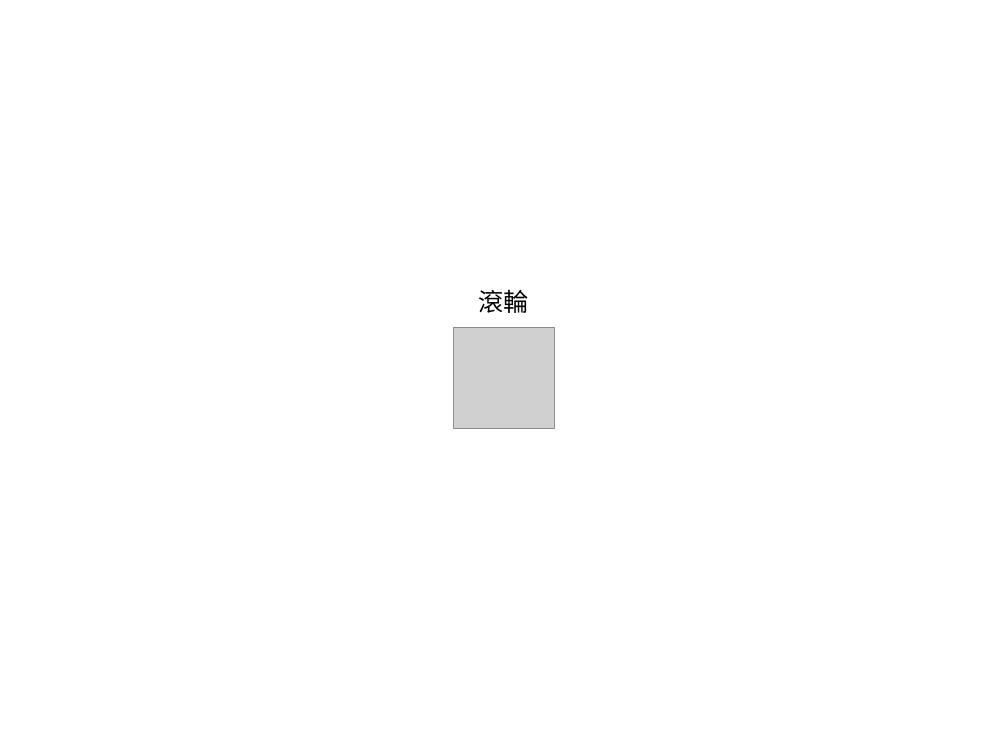
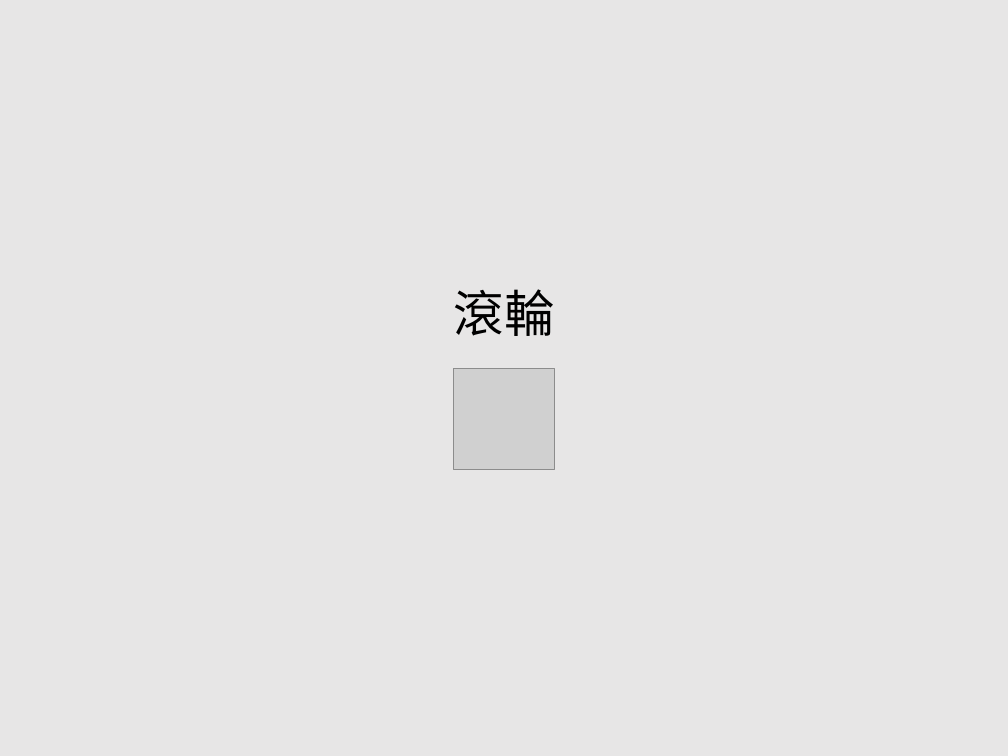
Before and after one commit to EJ-Chang/OSD-Study, a slide deck: slide 2 of WheelOSDtest/StimulusPNG.pptx. Drawn at 1008x756 pixels with LibreOffice and Linux fonts; fonts in the diff are those of the drawing; grey boxes stand for pictures. Boxes give left, top, right and bottom in pixels: in the first picture for what was removed or moved away, otherwise in the second. Text is boxed around its words. In the diff, an @@ line names an element or a change of style, - is before the commit and + after.

```diff
--- a/WheelOSDtest/StimulusPNG.pptx
+++ b/WheelOSDtest/StimulusPNG.pptx
@@ background #FFFFFF to #E7E6E6 @@
@@ text "滾輪": place and size @@
-text "滾輪" at bbox=[454, 276, 554, 328]
+text "滾輪" at bbox=[454, 289, 555, 336]
@@ text "滾輪" at bbox=[454, 289, 555, 336]: size 18 to 36 pt; fill #FFFFFF to none @@
@@ picture: place and size @@
-picture at bbox=[454, 328, 554, 428]
+picture at bbox=[454, 369, 554, 470]
```
Also in this commit, not shown: 11 other slides changed, 2 slides added, 29 other files.
